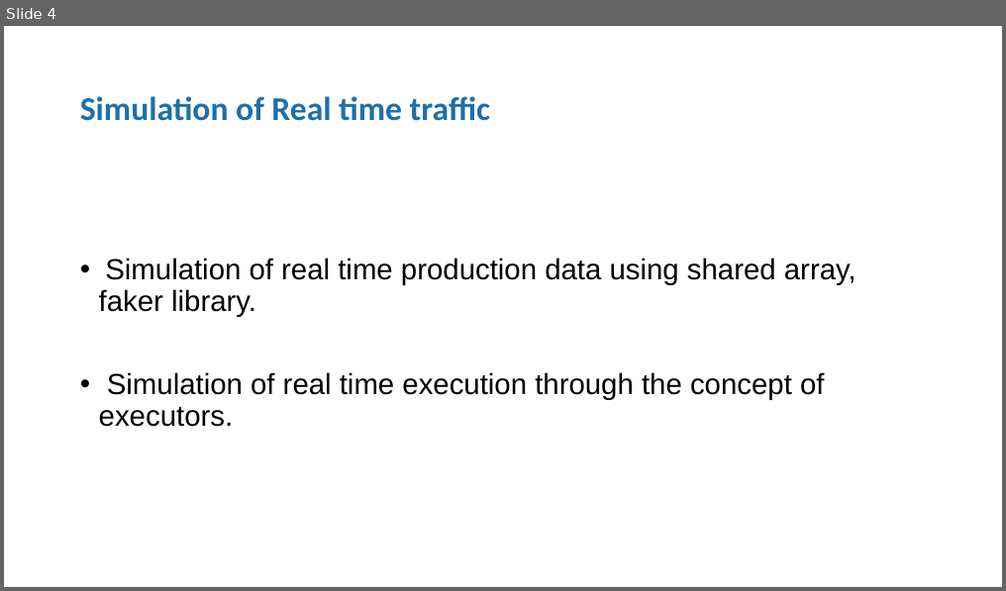
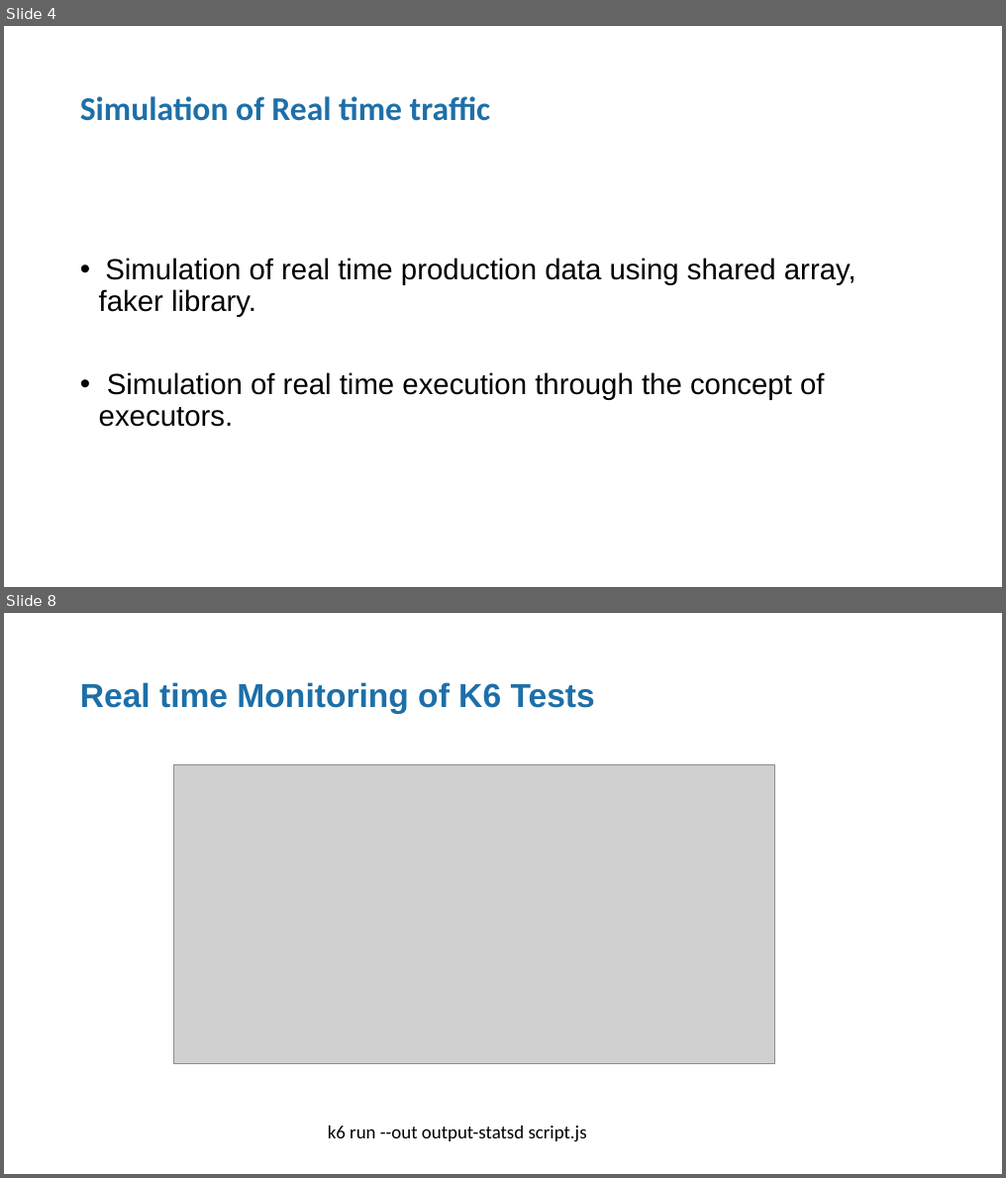
Before and after one commit to sreelakshminarayanan/k6-primer, a slide deck: K6 Performance Testing.pptx. Shown one above the other, each under a label of ours: slide 4 before the commit, slides 4 and 8 after it; the slides between them are not shown. The pictures are 1006x591 and 1006x1178 pixels, drawn with LibreOffice and Linux fonts; fonts in the diff are those of the drawing; grey boxes stand for pictures. Boxes give left, top, right and bottom in pixels: in the first picture for what was removed or moved away, otherwise in the second. Text is boxed around its words. In the diff, an @@ line names an element or a change of style, - is before the commit and + after.

```diff
--- a/K6 Performance Testing.pptx
+++ b/K6 Performance Testing.pptx
@@ slide 8 added at (4,613,1002,1174), background #FFFFFF @@
@@ title added at (80,682,595,714), 32 pt, text #1D6FA9, bold @@
+Real time Monitoring of K6 Tests
@@ picture added at (174,765,775,1064) @@
@@ text added at (328,1126,587,1143), 18 pt, text #000000 @@
+k6 run --out output-statsd script.js
```
Also in this commit, not shown: 2 slides changed, 2 other slides added, 1 slide removed, 2 other files.
